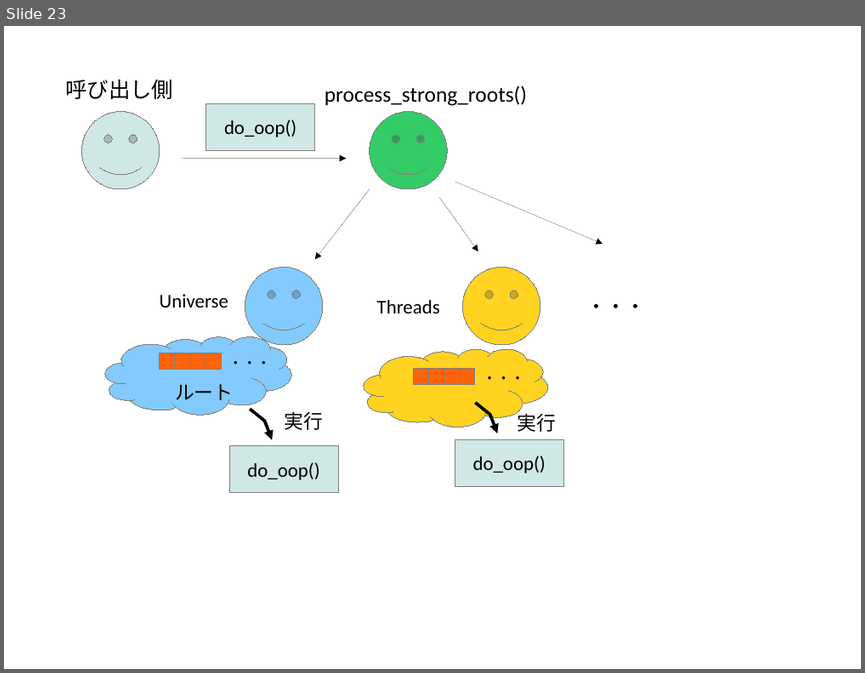
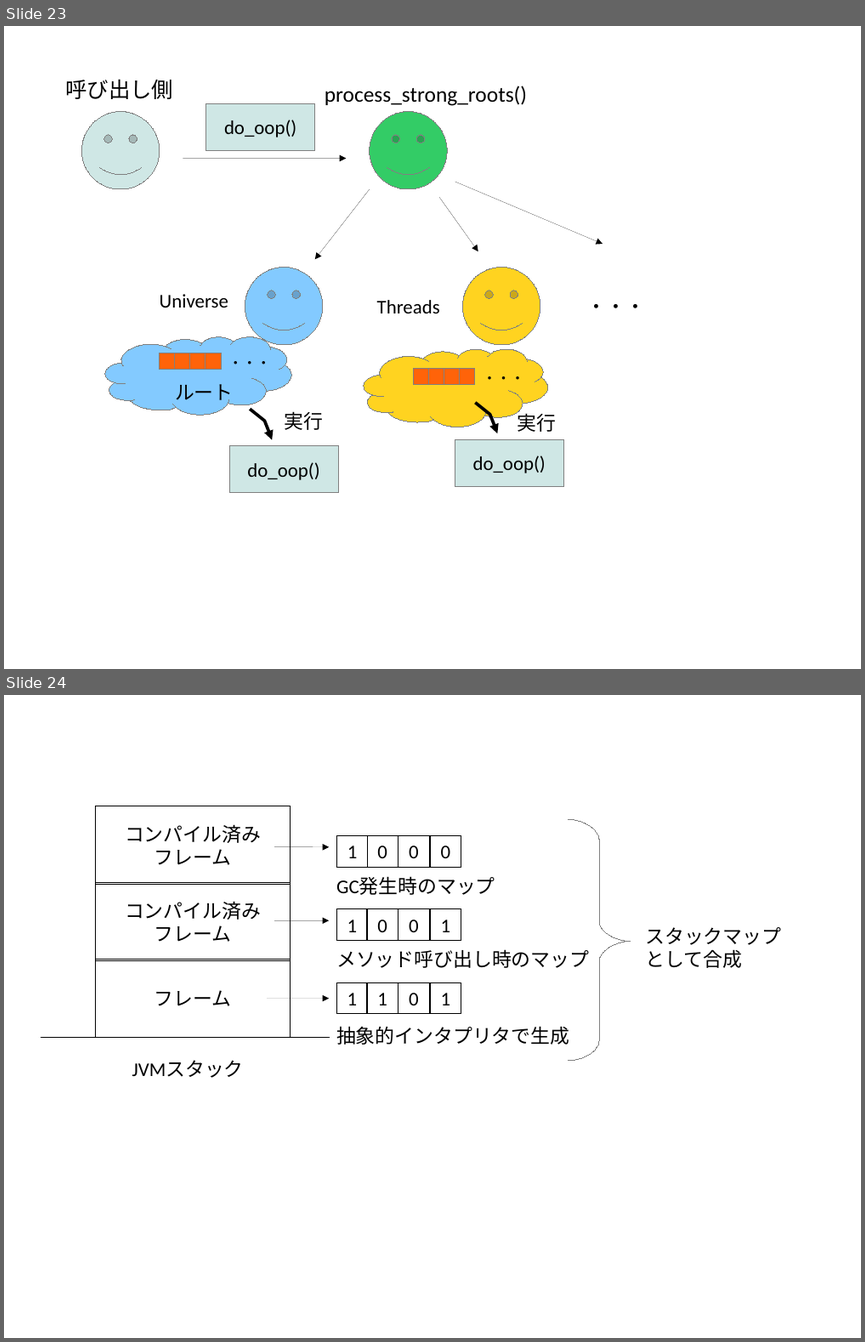
Before and after one commit to authorNari/g1gc-impl-book, a slide deck: misc/g1gc.odp. Shown one above the other, each under a label of ours: slide 23 before the commit, slides 23 and 24 after it. The pictures are 865x673 and 865x1342 pixels, drawn with LibreOffice and Linux fonts; fonts in the diff are those of the drawing. Boxes give left, top, right and bottom in pixels: in the first picture for what was removed or moved away, otherwise in the second. Text is boxed around its words. In the diff, an @@ line names an element or a change of style, - is before the commit and + after.

```diff
--- a/misc/g1gc.odp
+++ b/misc/g1gc.odp
@@ slide 24 added at [4,695,861,1338], background #FFFFFF @@
@@ rectangle added at [96,806,290,884], outline #000000 0 pt, 18 pt, text #000000 @@
+コンパイル済み
+フレーム
@@ freeform shape added at [568,819,630,1061], outline #808080 0 pt @@
@@ arrow added from (274, 847) to (329, 847), #000000 0 pt @@
@@ rectangle added at [336,836,368,867], outline #000000 0 pt, 18 pt, text #000000 @@
+1
@@ rectangle added at [367,836,398,867], outline #000000 0 pt, 18 pt, text #000000 @@
+0
@@ rectangle added at [398,836,429,867], outline #000000 0 pt, 18 pt, text #000000 @@
+0
@@ rectangle added at [430,836,461,867], outline #000000 0 pt, 18 pt, text #000000 @@
+0
@@ rectangle added at [96,883,290,961], outline #000000 0 pt, 18 pt, text #000000 @@
+コンパイル済み
+フレーム
@@ text added at [336,877,495,895], 18 pt, text #000000 @@
+GC発生時のマップ
@@ arrow added from (274, 920) to (329, 920), #000000 0 pt @@
@@ rectangle added at [336,909,368,941], outline #000000 0 pt, 18 pt, text #000000 @@
+1
@@ rectangle added at [367,909,398,940], outline #000000 0 pt, 18 pt, text #000000 @@
+0
@@ rectangle added at [398,909,429,940], outline #000000 0 pt, 18 pt, text #000000 @@
+0
@@ rectangle added at [430,909,461,940], outline #000000 0 pt, 18 pt, text #000000 @@
+1
@@ text added at [336,949,589,968], 18 pt, text #000000 @@
+メソッド呼び出し時のマップ
@@ text added at [645,927,781,968], 18 pt, text #000000 @@
+スタックマップ
+として合成
@@ rectangle added at [96,959,290,1037], outline #000000 0 pt, 18 pt, text #000000 @@
+フレーム
@@ arrow added from (267, 998) to (329, 998), #000000 0 pt @@
@@ rectangle added at [336,982,368,1014], outline #000000 0 pt, 18 pt, text #000000 @@
+1
@@ rectangle added at [367,982,398,1014], outline #000000 0 pt, 18 pt, text #000000 @@
+1
@@ rectangle added at [398,982,429,1014], outline #000000 0 pt, 18 pt, text #000000 @@
+0
@@ rectangle added at [430,982,461,1014], outline #000000 0 pt, 18 pt, text #000000 @@
+1
@@ text added at [336,1026,569,1044], 18 pt, text #000000 @@
+抽象的インタプリタで生成
@@ line added from (41, 1037) to (329, 1037), #000000 0 pt @@
@@ text added at [132,1060,244,1077], 18 pt, text #000000 @@
+JVMスタック
```
Also in this commit, not shown: 1 slide removed, 3 other files.
